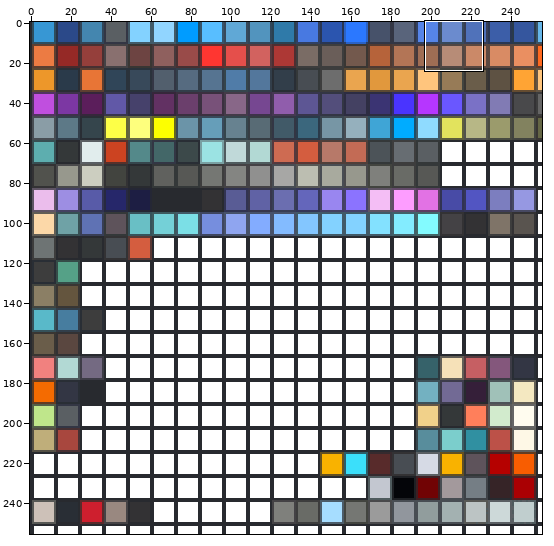
One commit to this sprite sheet: Assets/Мои модельки/Texture/base.png. Above, an overview of the earlier version with the close-up marked.
Close-up. As it was:
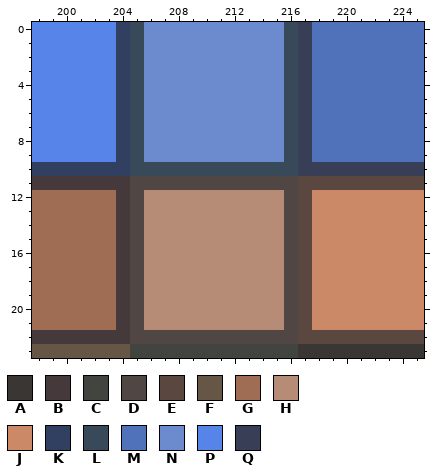
The file is 256x256 pixels. Colours within 5 levels of each other are drawn and written as one. Shown: x 198..225, y 0..23.
Palette (. is transparent): A #393633  B #45393c  C #42443f  D #504643  E #5a4740  F #655645  G #9f6d54  H #b78c77  J #cb8968  K #314061  L #38495a  M #5072ba  N #6b8bce  P #5684e8  Q #383e55
Pixels before, first column x 198:
 0 PPPPPPKLNNNNNNNNNNLQMMMMMMMM
 1 PPPPPPKLNNNNNNNNNNLQMMMMMMMM
 2 PPPPPPKLNNNNNNNNNNLQMMMMMMMM
 3 PPPPPPKLNNNNNNNNNNLQMMMMMMMM
 4 PPPPPPKLNNNNNNNNNNLQMMMMMMMM
 5 PPPPPPKLNNNNNNNNNNLQMMMMMMMM
 6 PPPPPPKLNNNNNNNNNNLQMMMMMMMM
 7 PPPPPPKLNNNNNNNNNNLQMMMMMMMM
 8 PPPPPPKLNNNNNNNNNNLQMMMMMMMM
 9 PPPPPPKLNNNNNNNNNNLQMMMMMMMM
10 KKKKKKKLLLLLLLLLLLLQQQQQQQQQ
11 BBBBBBBDDDDDDDDDDDDEEEEEEEEE
12 GGGGGGBDHHHHHHHHHHDEJJJJJJJJ
13 GGGGGGBDHHHHHHHHHHDEJJJJJJJJ
14 GGGGGGBDHHHHHHHHHHDEJJJJJJJJ
15 GGGGGGBDHHHHHHHHHHDEJJJJJJJJ
16 GGGGGGBDHHHHHHHHHHDEJJJJJJJJ
17 GGGGGGBDHHHHHHHHHHDEJJJJJJJJ
18 GGGGGGBDHHHHHHHHHHDEJJJJJJJJ
19 GGGGGGBDHHHHHHHHHHDEJJJJJJJJ
20 GGGGGGBDHHHHHHHHHHDEJJJJJJJJ
21 GGGGGGBDHHHHHHHHHHDEJJJJJJJJ
22 BBBBBBBDDDDDDDDDDDDEEEEEEEEE
23 FFFFFFFCCCCCCCCCCCCAAAAAAAAA
New version:
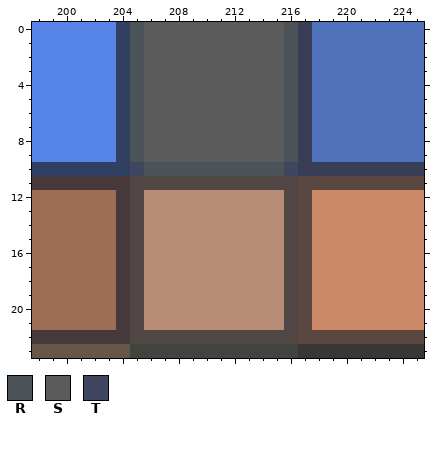
Colours new in this view: R #4c5358  S #5b5b5b  T #3e4660
Edits made:
Colour L becomes colour R in rows 0 to 9 at x 205 and 216; in row 10 at x 206 to 215.
Colour N becomes colour S in rows 0 to 9 at x 206 to 215.
Colour L becomes colour T in row 10 at x 205 and 216.
Where, in picture pixels (left, top, right, bottom), the same in both close-ups:
changed: (130, 22, 298, 176)
